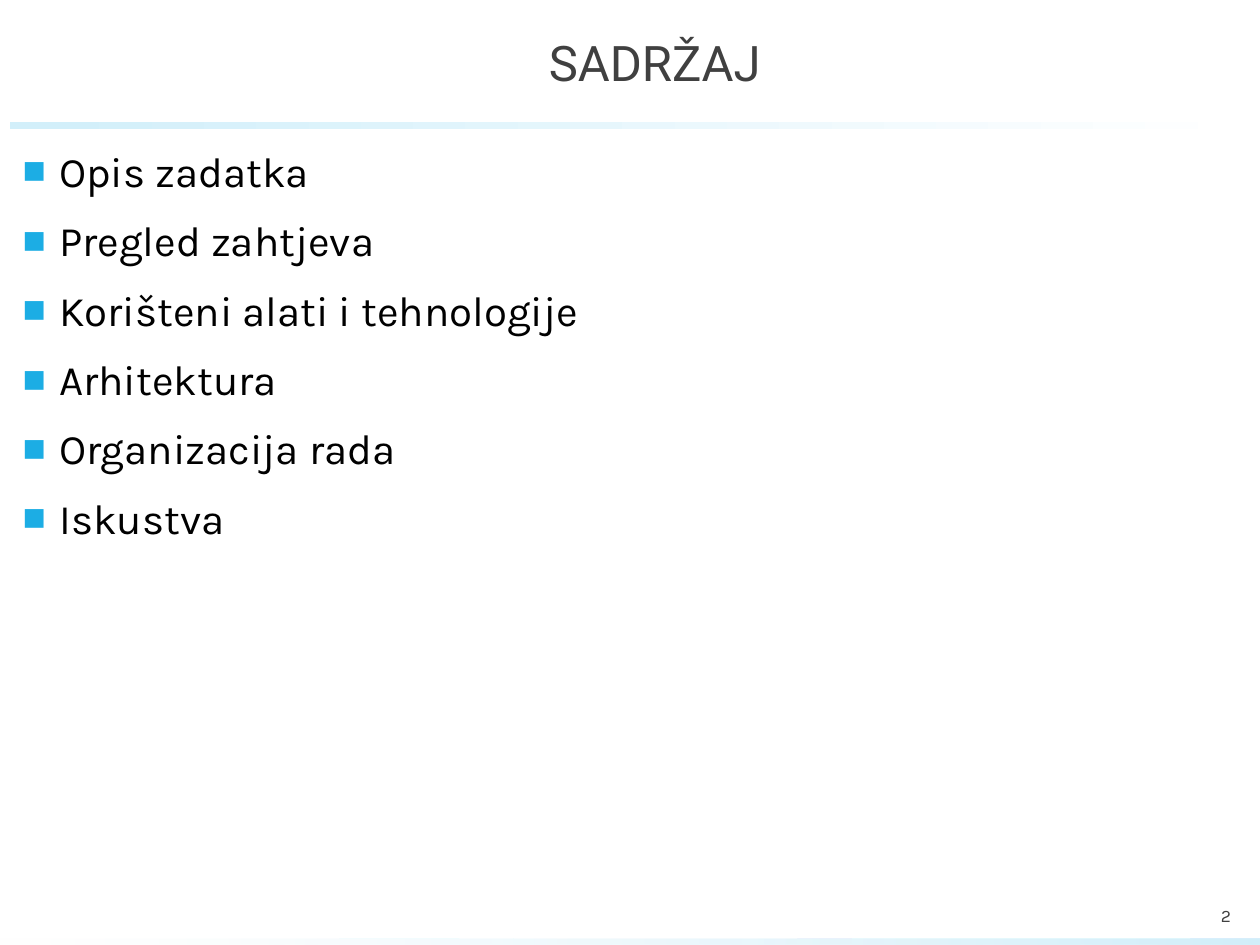
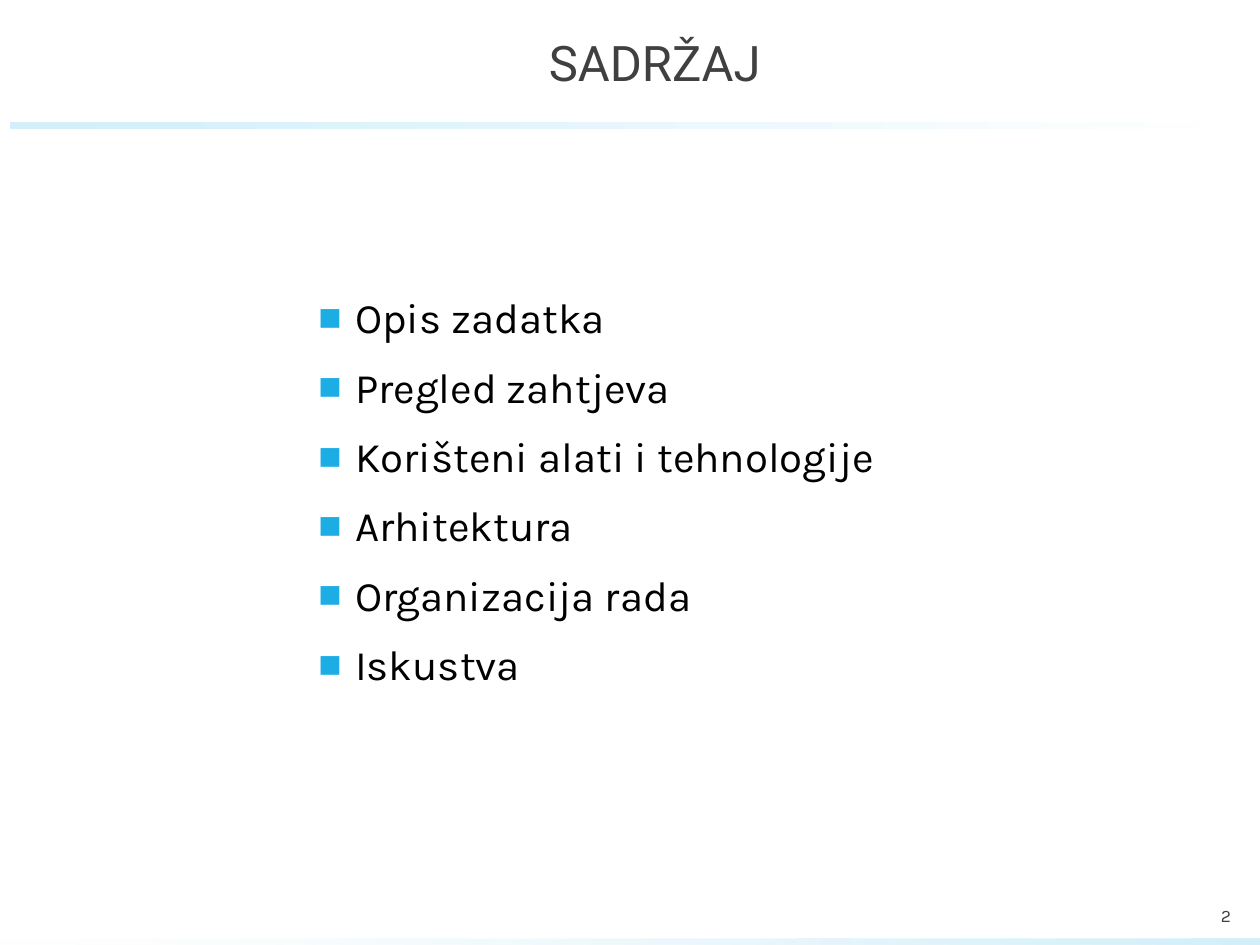
Before and after one commit to marioolcar/BADELPADEL, a slide deck: slide 2 of PROINZ_TG18.1_BadelPadel_PlayPadel.pptx. Drawn at 1260x945 pixels with LibreOffice and Linux fonts; fonts in the diff are those of the drawing; background and template pictures are left out. Boxes give left, top, right and bottom in pixels: in the first picture for what was removed or moved away, otherwise in the second. Text is boxed around its words. In the diff, an @@ line names an element or a change of style, - is before the commit and + after.

```diff
--- a/PROINZ_TG18.1_BadelPadel_PlayPadel.pptx
+++ b/PROINZ_TG18.1_BadelPadel_PlayPadel.pptx
@@ text "Opis zadatka": place and size @@
-text "Opis zadatka" at [59,158,578,535]
+text "Opis zadatka" at [355,304,874,681]
```
Also in this commit, not shown: 8 other slides changed, 3 slides added, 4 slides removed.
